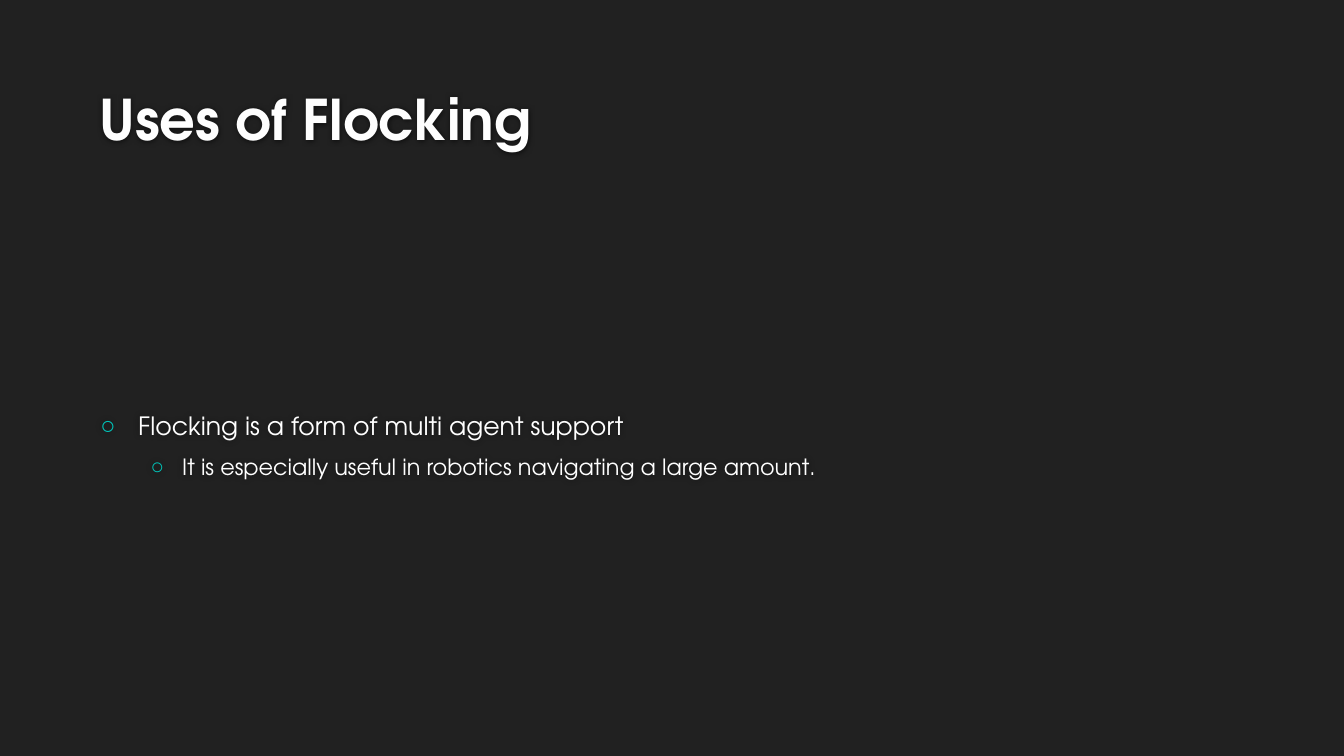
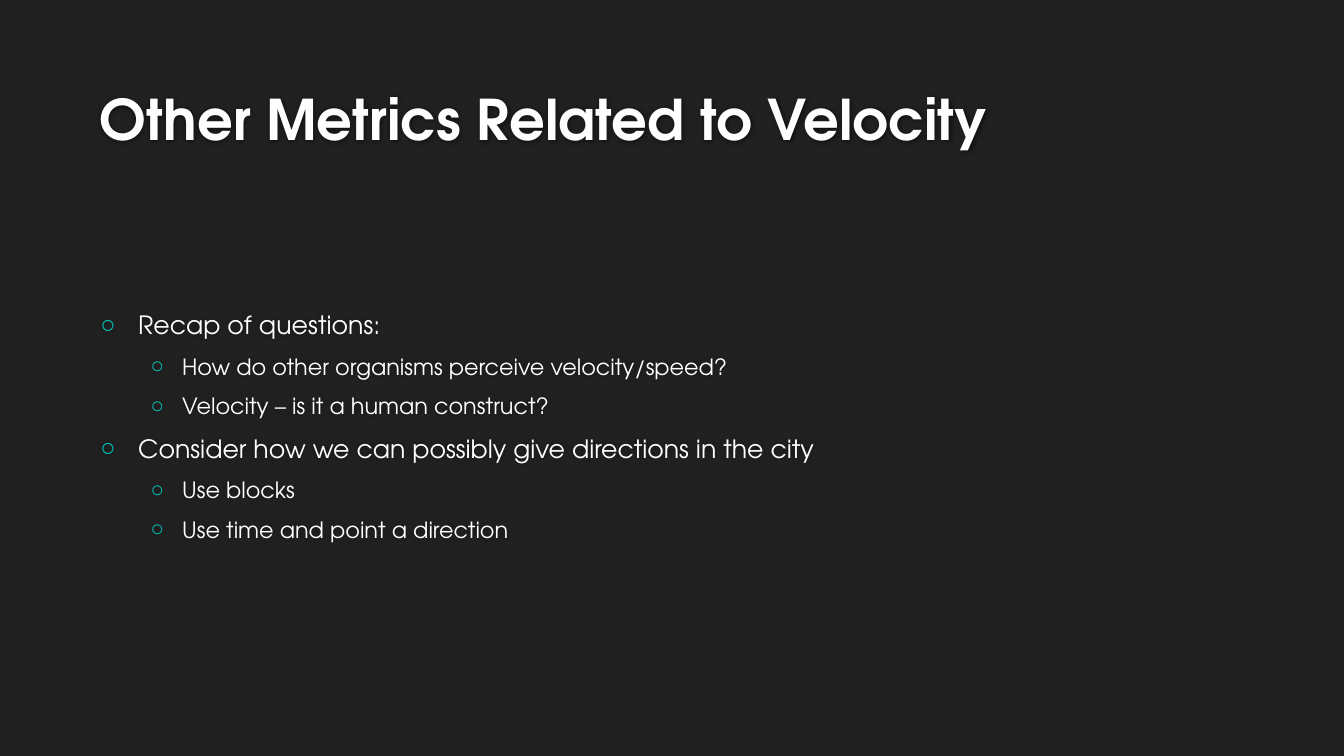
Before and after one commit to psuong/boids-controller, a slide deck: slide 10 of Flocking.pptx (slide 7 before the commit). Drawn at 1344x756 pixels with LibreOffice and Linux fonts; fonts in the diff are those of the drawing; background and template pictures are left out. Boxes give left, top, right and bottom in pixels: in the first picture for what was removed or moved away, otherwise in the second. Text is boxed around its words. In the diff, an @@ line names an element or a change of style, - is before the commit and + after.

```diff
--- a/Flocking.pptx
+++ b/Flocking.pptx
@@ title at box(99, 97, 987, 151): text changed @@
-Uses of Flocking
+Other Metrics Related to Velocity
@@ text at box(138, 315, 814, 543): text changed @@
-○ Flocking is a form of multi agent support
-  ○ It is especially useful in robotics navigating a large amount.
+○ Recap of questions:
+  ○ How do other organisms perceive velocity/speed?
+  ○ Velocity – is it a human construct?
+○ Consider how we can possibly give directions in the city
+  ○ Use blocks
+  ○ Use time and point a direction
```
Also in this commit, not shown: 2 other slides changed, 4 slides added, 11 other files.
